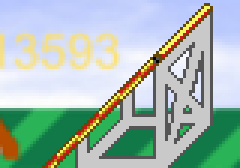
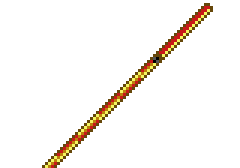
Before/after of a 240×168 layered artwork. What changed in the layer stack:
added layer "SR4(500ms)" above "SR3(500ms)" over bbox(42, 3, 213, 168)
renamed "SR3 copy" to "SR3(500ms)", showed it over bbox(42, 3, 213, 168)
renamed "SR2" to "SR2(500ms)", painted on it over bbox(42, 3, 213, 168)
hid "Ramp" over bbox(42, 3, 213, 168)
hid "Frame" over bbox(75, 12, 213, 168)
hid "ramp.png" over bbox(0, 0, 240, 168)
